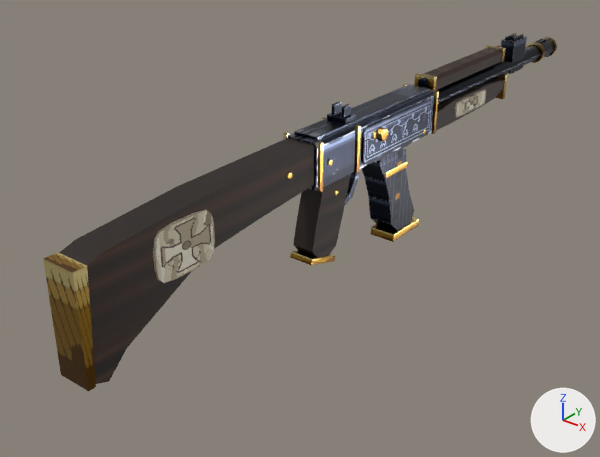
Renders of the glTF model assets/models/gun/shotgun_combat_base.glb from each side of a commit.
Rendered twice from a 50 mm lens placed at (0.506, -0.673, 0.372), pointed at (-0.055, 0.027, -0.062). Arrows for +X, +Y and +Z are at lower right; the lights stay in place. The first picture is the older version. Where no turn or scale is listed for an object, it has been applied to the vertices. Vertices at exactly the same position are counted once.

Objects in the first picture: 'furniture', 'magazine', 'receiver' and 1 more.
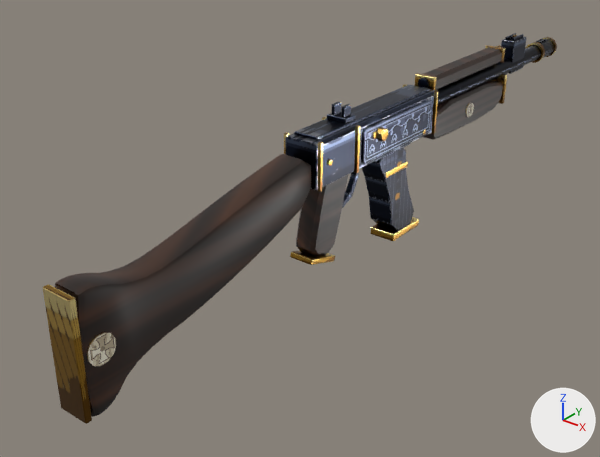
Diff of the bpy script that builds the scene:
```diff
--- a/assets/models/gun/shotgun_combat_base.glb.py
+++ b/assets/models/gun/shotgun_combat_base.glb.py
@@ mat_shotgun_combat_base_wood @@
 mat_shotgun_combat_base_wood.texture = img_shotgun_combat_base_albedo
-mat_shotgun_combat_base_wood.roughness = 0.55
+mat_shotgun_combat_base_wood.roughness = 0.4
@@ me_furniture @@
 # used by ob_furniture; location = (0.0, 0.0, 0.0)
-me_furniture.from_pydata(...)  # 324 vertices, 580 faces; spans x -0.02..0.02, y -0.344..0.401, z -0.073..0.096
+me_furniture.from_pydata(...)  # 560 vertices, 1068 faces; spans x -0.019..0.019, y -0.35..0.401, z -0.082..0.096
+# me_furniture part 1: the loose piece of 36 vertices spanning x -0.014..0.014, y -0.036..0.033, z -0.063..0.046 is rebuilt with 80 vertices and now spans x -0.014..0.014, y -0.036..0.033, z -0.063..0.046
+# me_furniture part 2: the loose piece of 24 vertices spanning x -0.017..0.017, y 0.2..0.395, z 0.027..0.056 is rebuilt with 56 vertices and now spans x -0.017..0.017, y 0.2..0.395, z 0.01..0.056
+# me_furniture part 3: the loose piece of 20 vertices spanning x -0.018..0.018, y -0.338..-0.04, z -0.052..0.079 is rebuilt with 228 vertices and now spans x -0.016..0.016, y -0.344..-0.04, z -0.082..0.068
+# me_furniture part 4: the loose piece of 8 vertices spanning x -0.018..0.018, y 0.394..0.401, z 0.024..0.058 is rebuilt with 16 vertices and now spans x -0.018..0.018, y 0.394..0.401, z 0.017..0.058
+# me_furniture part 5: the loose piece of 8 vertices spanning x -0.015..0.015, y -0.04..0.004, z -0.073..-0.053 is rebuilt with 16 vertices and now spans x -0.015..0.015, y -0.04..0.004, z -0.073..-0.053
+# me_furniture part 6: the loose piece of 8 vertices spanning x -0.014..0.014, y 0.388..0.395, z 0.077..0.096 is rebuilt with 16 vertices and now spans x -0.014..0.014, y 0.388..0.395, z 0.077..0.096
+# me_furniture part 7: the loose piece of 8 vertices spanning x -0.014..0.014, y 0.203..0.209, z 0.077..0.096 is rebuilt with 16 vertices and now spans x -0.014..0.014, y 0.203..0.209, z 0.077..0.096
+# me_furniture part 8: a new loose piece of 24 vertices spanning x 0.015..0.018, y -0.339..-0.311, z -0.032..-0.004
+# me_furniture part 9: a new loose piece of 24 vertices spanning x 0.017..0.019, y 0.286..0.306, z 0.023..0.043
+# me_furniture part 10: a new loose piece of 16 vertices spanning x -0.017..0.017, y -0.35..-0.343, z -0.08..0.04, in mat_shotgun_combat_base (picture img_shotgun_combat_base_albedo)
+# me_furniture part 11: 6 loose pieces with 128 vertices, spanning x -0.02..0.02, y -0.262..0.006, z 0.009..0.066, are deleted
+# me_furniture part 12: 4 vertices moved within x -0.013..0.013, y 0.205..0.39, z 0.079; 68 vertices removed from x -0.019..0.019, y 0.205..0.39, z 0.031..0.095; 12 vertices added at x -0.012..0.012, y 0.205..0.39, z 0.079..0.095
+# me_furniture part 13: 8 vertices removed from x -0.019..0.019, y -0.344..-0.33, z -0.049..0.063
+# other edits to the shape of me_furniture do not show in these pictures
 me_furniture.materials.append(mat_shotgun_combat_base)
```

What differs and where, as boxes [x1, y1, x2, y2] in the pictures (600 x 457 px):
'furniture', surface changed, reshaped (10% taller)
    before: [43, 45, 507, 391]
    after: [43, 45, 507, 424]
part 1 of me_furniture, rebuilt (9% narrower)
    before: [293, 174, 350, 258]
    after: [296, 175, 348, 257]
part 2 of me_furniture, rebuilt
    before: [436, 79, 504, 130]
    after: [423, 81, 503, 140]
part 3 of me_furniture, rebuilt (7% taller)
    before: [59, 138, 314, 384]
    after: [55, 154, 311, 417]
part 4 of me_furniture, rebuilt
    before: [495, 74, 507, 99]
    after: [492, 74, 507, 104]
part 5 of me_furniture, rebuilt
    both: [290, 250, 335, 265]
part 6 of me_furniture, rebuilt
    before: [485, 45, 506, 63]
    after: [485, 45, 505, 62]
part 7 of me_furniture, rebuilt (8% narrower)
    before: [414, 73, 437, 91]
    after: [415, 73, 436, 90]
part 8 of me_furniture, added
    after: [87, 332, 116, 366]
part 9 of me_furniture, added
    after: [466, 102, 474, 117]
part 10 of me_furniture, added (brown)
    after: [43, 284, 92, 424]
part 11 of me_furniture, deleted
    before: [153, 172, 338, 283]
part 12 of me_furniture, cut back
    before: [424, 47, 502, 117]
    after: [424, 47, 502, 90]
part 13 of me_furniture, deleted (brown)
    before: [43, 252, 96, 391]
